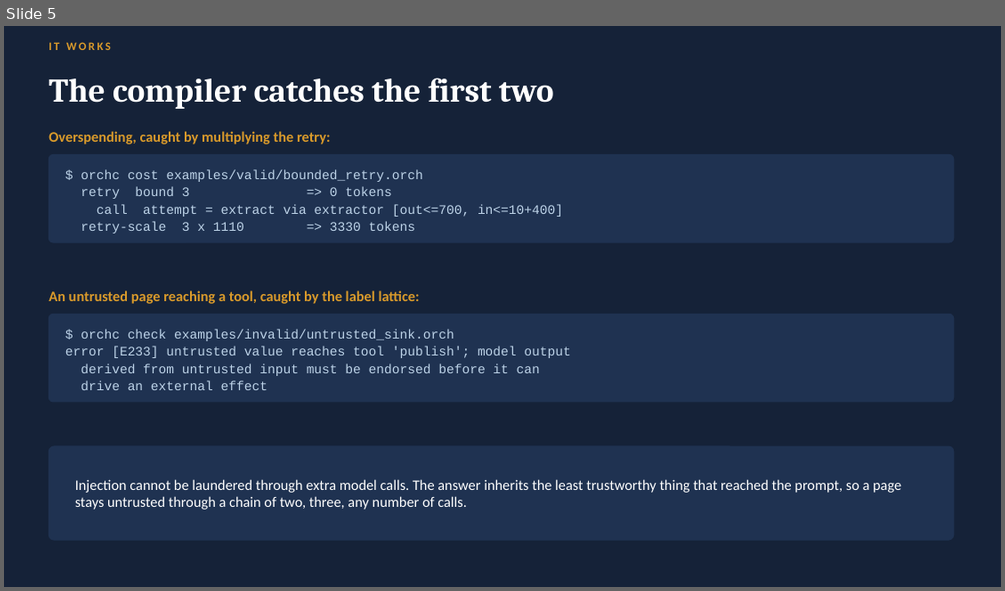
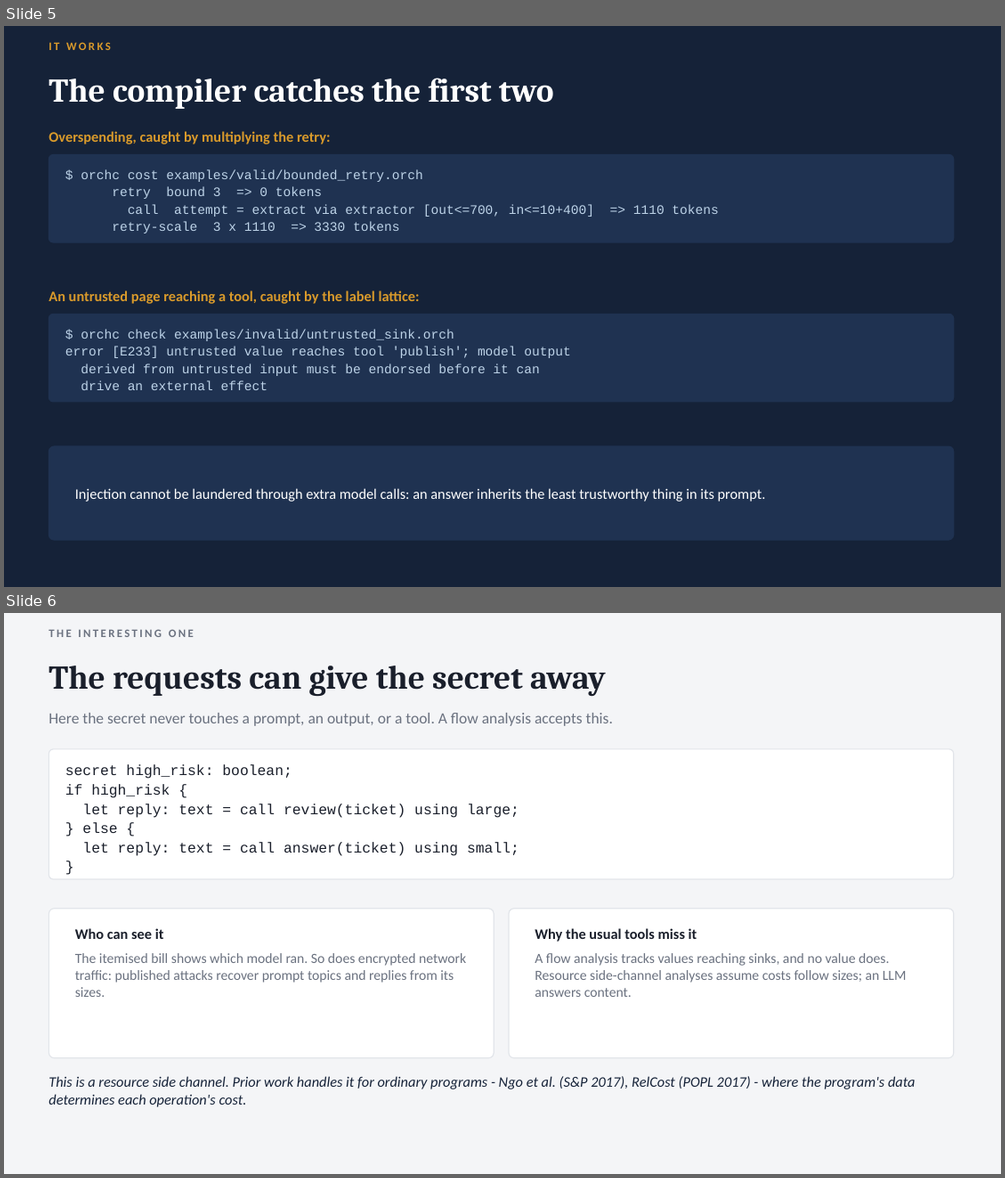
Before and after one commit to guyoverclocked/orchlang-compiler-design-project, a slide deck: submission/phase2/OrchLang_Phase2_Presentation_Nambi_Rajan_M.pptx. Shown one above the other, each under a label of ours: slide 5 before the commit, slides 5 and 6 after it. The pictures are 1005x591 and 1005x1178 pixels, drawn with LibreOffice and Linux fonts; fonts in the diff are those of the drawing. Boxes give left, top, right and bottom in pixels: in the first picture for what was removed or moved away, otherwise in the second. Text is boxed around its words. In the diff, an @@ line names an element or a change of style, - is before the commit and + after.

```diff
--- a/submission/phase2/OrchLang_Phase2_Presentation_Nambi_Rajan_M.pptx
+++ b/submission/phase2/OrchLang_Phase2_Presentation_Nambi_Rajan_M.pptx
@@ slide 6 added at [4,613,1001,1174], background #F4F5F7 @@
@@ text added at [48,629,194,637], 11 pt, text #6B7280, bold @@
+THE INTERESTING ONE
@@ text added at [48,666,606,697], 32 pt, text #1A1F2B, bold @@
+The requests can give the secret away
@@ text added at [48,713,613,726], 15 pt, text #6B7280 @@
+Here the secret never touches a prompt, an output, or a tool. A flow analysis accepts this.
@@ rounded rectangle added at [48,749,954,879], fill #FFFFFF, outline #E2E5EA 1 pt @@
@@ text added at [65,764,519,856], 14 pt, text #1A1F2B @@
+secret high_risk: boolean;
+if high_risk {
+let reply: text = call review(ticket) using large;
+} else {
+let reply: text = call answer(ticket) using small;
+}
@@ rounded rectangle added at [48,908,494,1058], fill #FFFFFF, outline #E2E5EA 1 pt @@
@@ text added at [75,928,164,939], 14 pt, text #1A1F2B, bold @@
+Who can see it
@@ rounded rectangle added at [509,908,954,1058], fill #FFFFFF, outline #E2E5EA 1 pt @@
@@ text added at [534,928,697,941], 14 pt, text #1A1F2B, bold @@
+Why the usual tools miss it
@@ text added at [75,953,466,997], 13.5 pt, text #6B7280 @@
+The itemised bill shows which model ran. So does encrypted network traffic: published attacks recover prompt topics and replies from its sizes.
@@ text added at [534,953,906,997], 13.5 pt, text #6B7280 @@
+A flow analysis tracks values reaching sinks, and no value does. Resource side-channel analyses assume costs follow sizes; an LLM answers content.
@@ text added at [48,1076,915,1107], 14 pt, text #152238, italic @@
+This is a resource side channel. Prior work handles it for ordinary programs - Ngo et al. (S&P 2017), RelCost (POPL 2017) - where the program's data determines each operation's cost.
@@ slide 5 changed as well @@
@@ text at [128,204,594,216]: text changed @@
-call attempt = extract via extractor [out<=700, in<=10+400]
+call attempt = extract via extractor [out<=700, in<=10+400] => 1110 tokens
@@ text at [75,488,766,501]: text changed @@
-Injection cannot be laundered through extra model calls. The answer inherits the least trustworthy thing that reached the prompt, so a page stays untrusted through a chain of two, three, any number of calls.
+Injection cannot be laundered through extra model calls: an answer inherits the least trustworthy thing in its prompt.
```
Also in this commit, not shown: 9 other slides changed, 9 other slides added, 8 slides removed, 28 other files.
